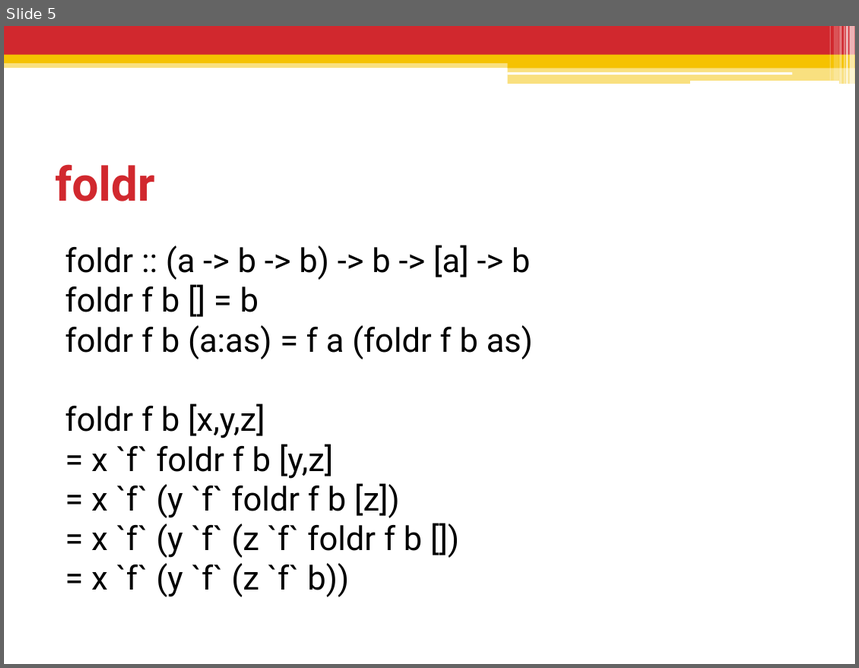
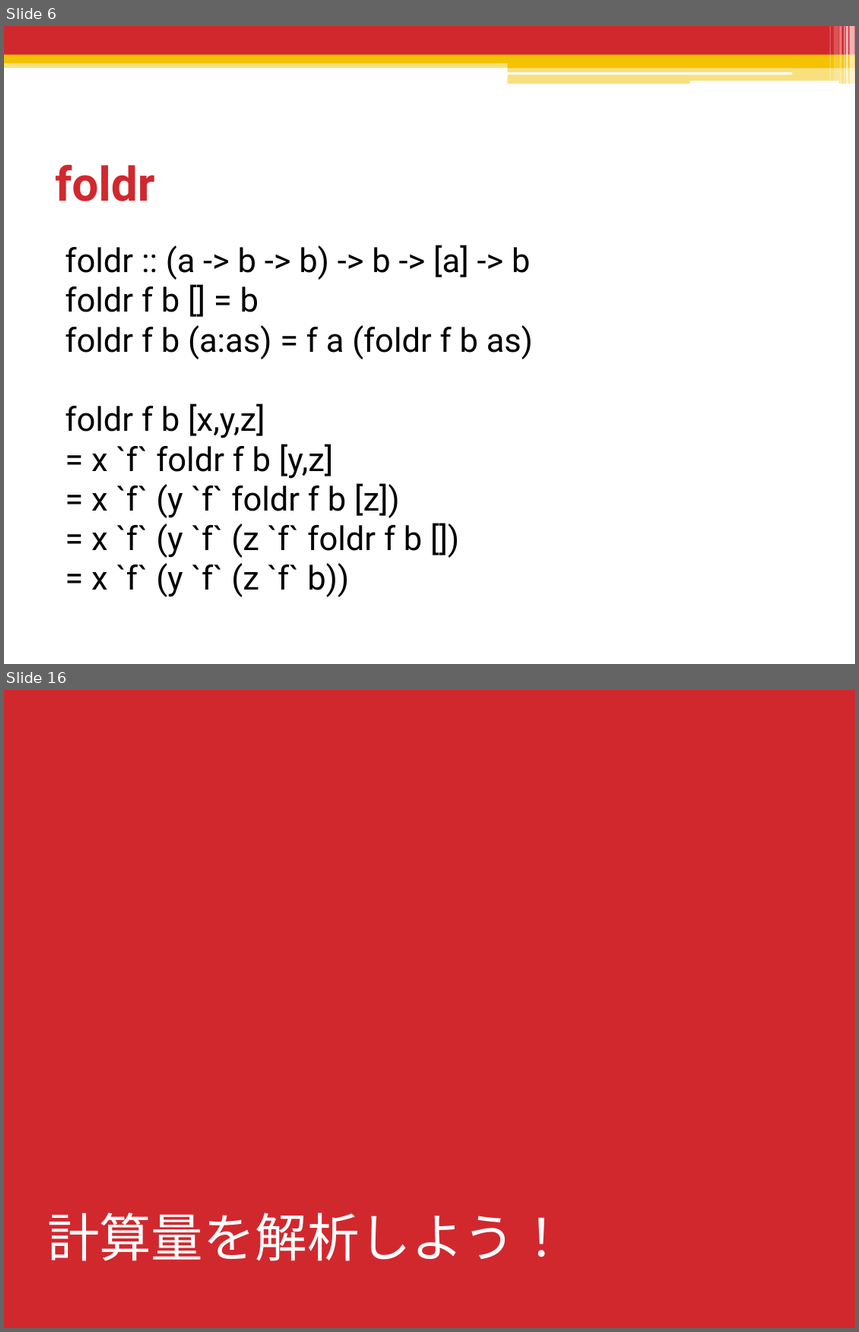
Before and after one commit to shiatsumat/HaskellLecture, a slide deck: 3_recursion_data/slides/3_recursion_data.pptx. Shown one above the other, each under a label of ours: slide 5 before the commit, slides 6 and 16 after it; the slides between them are not shown. The pictures are 859x668 and 859x1332 pixels, drawn with LibreOffice and Linux fonts; fonts in the diff are those of the drawing. Boxes give left, top, right and bottom in pixels: in the first picture for what was removed or moved away, otherwise in the second. Text is boxed around its words. In the diff, an @@ line names an element or a change of style, - is before the commit and + after.

```diff
--- a/3_recursion_data/slides/3_recursion_data.pptx
+++ b/3_recursion_data/slides/3_recursion_data.pptx
@@ slide 16 added at [4,690,855,1328], background #D1282E @@
@@ title added at [47,1213,567,1262], 44 pt, text #FFFFFF @@
+計算量を解析しよう！
@@ what was slide 5 is now slide 6 @@
```
Also in this commit, not shown: 16 other slides added, 3 slides removed, 26 other files.
